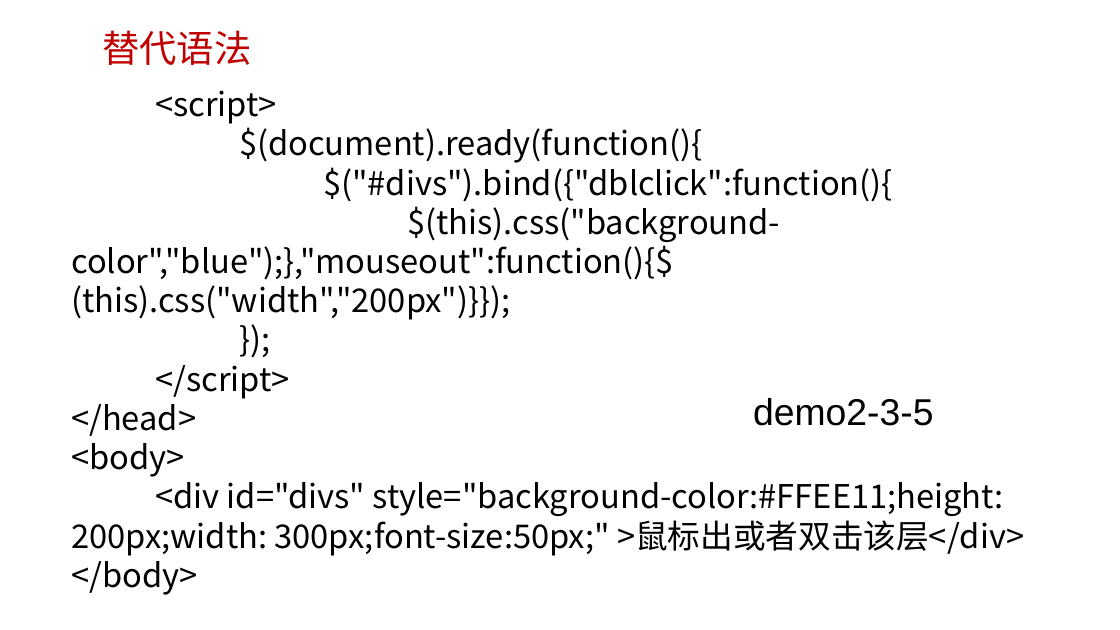
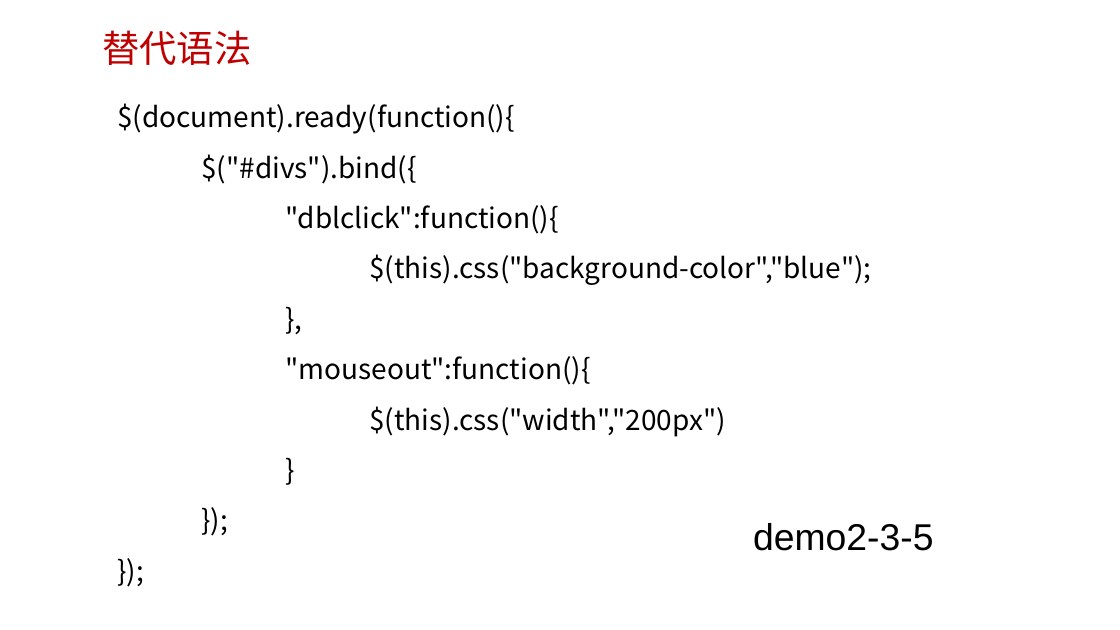
Before and after one commit to edu2act/course-web2, a slide deck: slide 15 of materials/slides/2-3 jQuery事件和事件处理.pptx. Drawn at 1120x630 pixels with LibreOffice and Linux fonts; fonts in the diff are those of the drawing; background and template pictures are left out. Boxes give left, top, right and bottom in pixels: in the first picture for what was removed or moved away, otherwise in the second. Text is boxed around its words. In the diff, an @@ line names an element or a change of style, - is before the commit and + after.

```diff
--- a/materials/slides/2-3 jQuery事件和事件处理.pptx
+++ b/materials/slides/2-3 jQuery事件和事件处理.pptx
@@ text "$(document).ready(function(){": place and size @@
-text "$(document).ready(function(){" at [71, 90, 1024, 595]
+text "$(document).ready(function(){" at [117, 103, 871, 437]
@@ text at [117, 103, 515, 134]: size 28 to 24 pt in "$(document).ready(function(){", "});"; line spacing 1 to 1.5 @@
@@ text at [155, 90, 277, 124]: paragraph removed @@
-<script>
@@ text at [201, 154, 871, 437]: text changed; size 28 to 24 pt @@
-$("#divs").bind({"dblclick":function(){
-$(this).css("background-color","blue");},"mouseout":function(){$(this).css("width","200px")}});
+$("#divs").bind({
+"dblclick":function(){
+$(this).css("background-color","blue");
+},
+"mouseout":function(){
+$(this).css("width","200px")
+}
@@ text at [71, 365, 1024, 595]: text changed; size 28 to 24 pt @@
-</script>
-</head>
-<body>
-<div id="divs" style="background-color:#FFEE11;height: 200px;width: 300px;font-size:50px;" >鼠标出或者双击该层</div>
-</body>
+});
@@ text "demo2-3-5": place and size @@
-text "demo2-3-5" at [753, 398, 934, 426]
+text "demo2-3-5" at [753, 523, 934, 551]
```
Also in this commit, not shown: 3 other slides changed, 4 other files.
